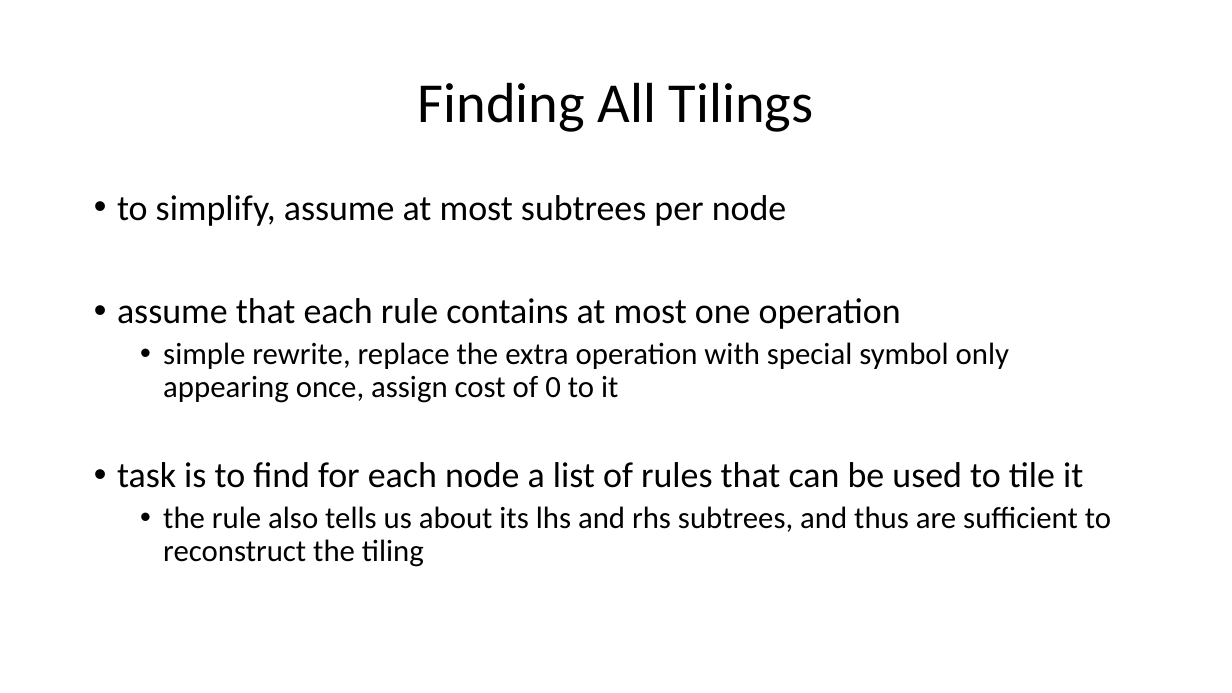
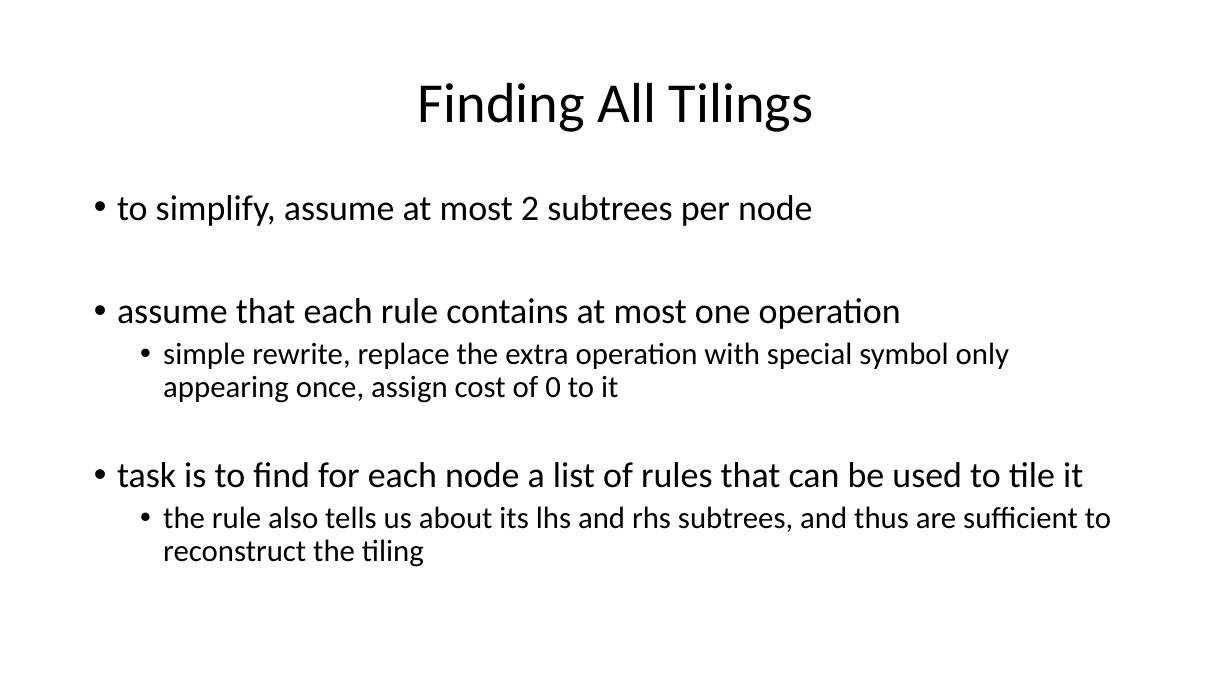
Before and after one commit to ganoliz/NI-GEN, a slide deck: slide 48 of media/NI-GEN-7.pptx. Drawn at 1232x693 pixels with LibreOffice and Linux fonts; fonts in the diff are those of the drawing. Boxes give left, top, right and bottom in pixels: in the first picture for what was removed or moved away, otherwise in the second. Text is boxed around its words. In the diff, an @@ line names an element or a change of style, - is before the commit and + after.

```diff
--- a/media/NI-GEN-7.pptx
+++ b/media/NI-GEN-7.pptx
@@ text at (x1=117, y1=195, x2=812, y2=226): text changed @@
-• to simplify, assume at most subtrees per node
+• to simplify, assume at most 2 subtrees per node
```
Also in this commit, not shown: 1 other slide changed, 4 other files.
